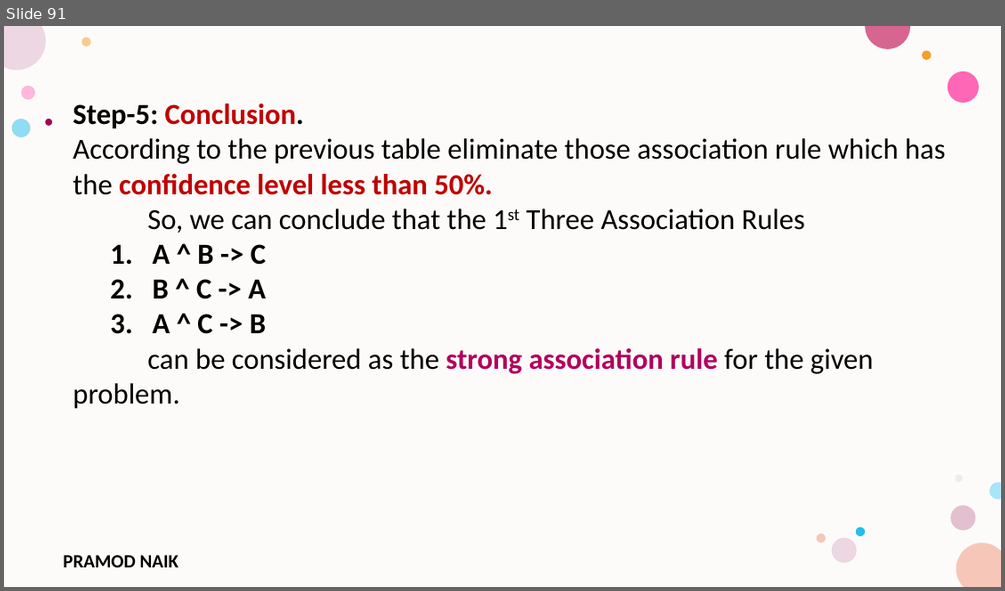
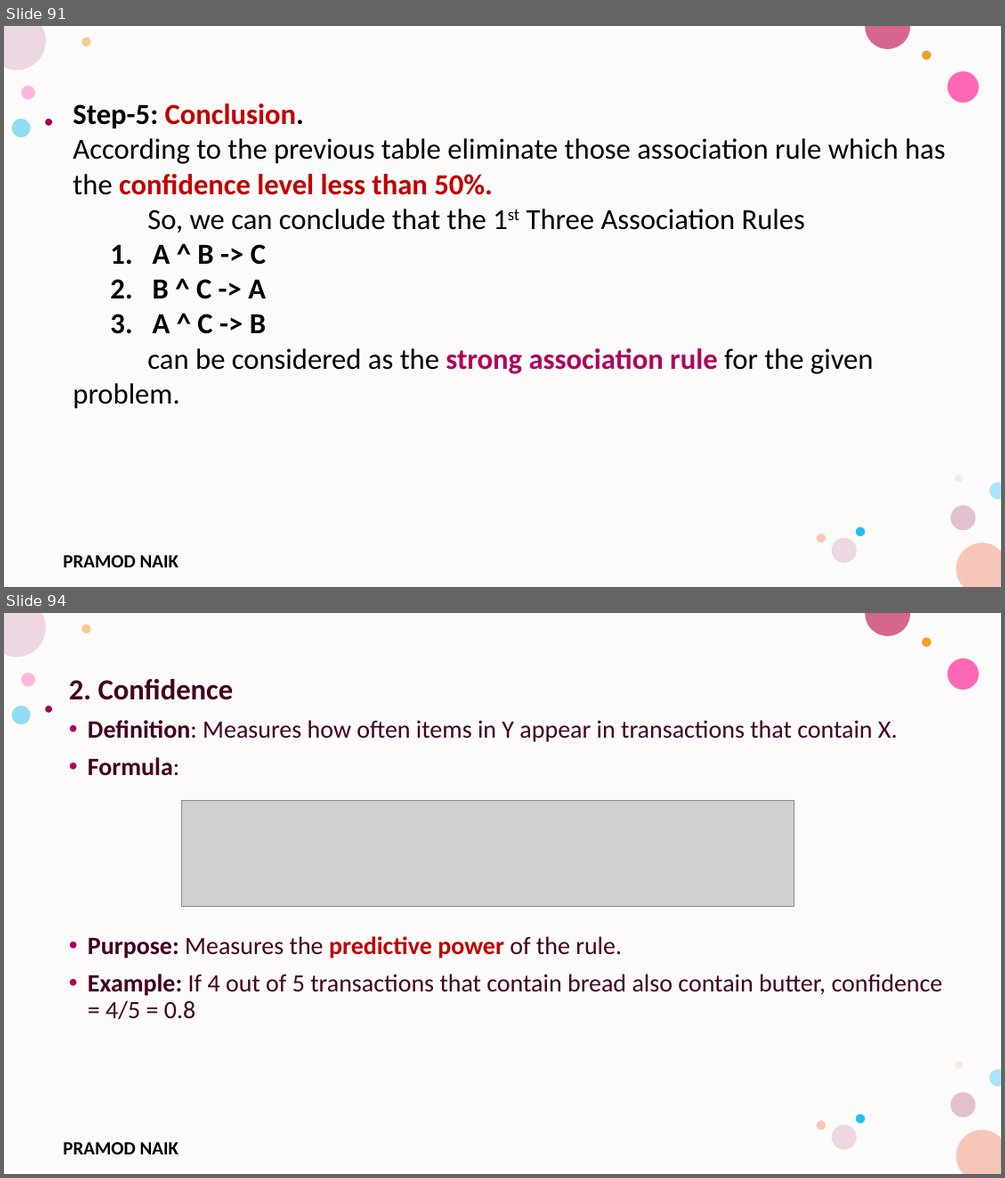
Before and after one commit to PRAMODNAIK-DEV/MCA-2nd-Sem-ML-Data-Analytics-Shridevi-College, a slide deck: Theory Class-Notes/Unit-3 Unsupervised Learning.pptx. Shown one above the other, each under a label of ours: slide 91 before the commit, slides 91 and 94 after it; the slides between them are not shown. The pictures are 1005x591 and 1005x1178 pixels, drawn with LibreOffice and Linux fonts; fonts in the diff are those of the drawing; grey boxes stand for pictures; background and template pictures are left out. Boxes give left, top, right and bottom in pixels: in the first picture for what was removed or moved away, otherwise in the second. Text is boxed around its words. In the diff, an @@ line names an element or a change of style, - is before the commit and + after.

```diff
--- a/Theory Class-Notes/Unit-3 Unsupervised Learning.pptx
+++ b/Theory Class-Notes/Unit-3 Unsupervised Learning.pptx
@@ slide 94 added at (4,613,1001,1174), background #FFFFFF; not listed: 17 template elements that a slide beside it also shows @@
@@ text added at (69,679,943,1020), 24 pt, text #420023 @@
+2. Confidence
+• Definition: Measures how often items in Y appear in transactions that contain X.
+• Formula:
+• Purpose: Measures the predictive power of the rule.
+• Example: If 4 out of 5 transactions that contain bread also contain butter, confidence = 4/5 = 0.8
@@ picture added at (181,800,793,906) @@
```
Also in this commit, not shown: 2 slides changed, 5 other slides added, 6 slides removed.
